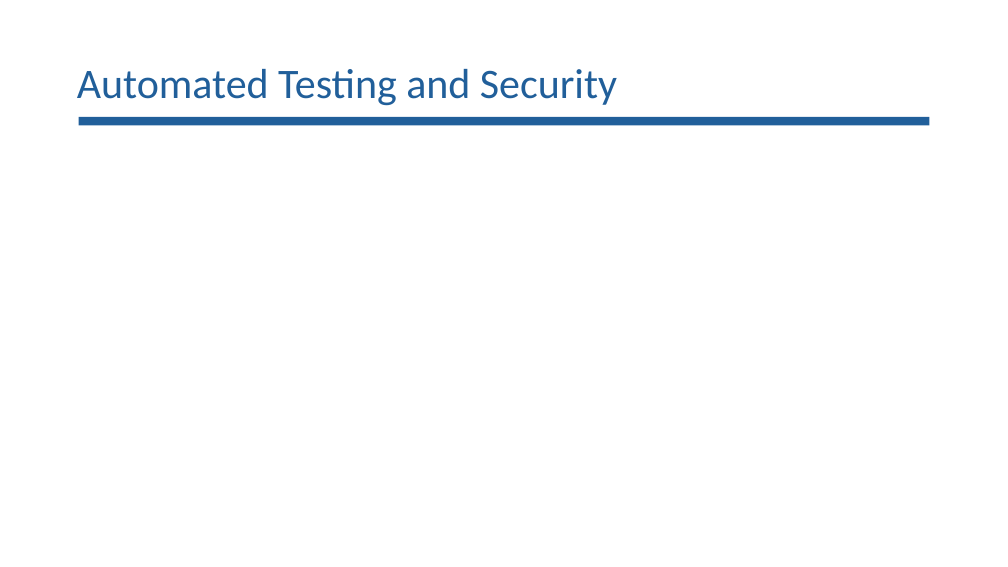
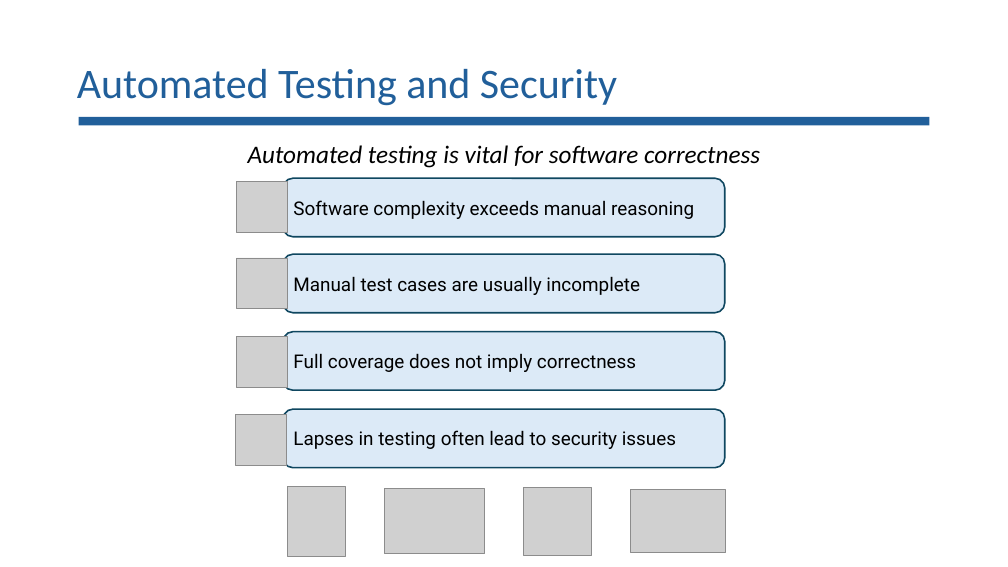
Before and after one commit to lorchrob/goblin_slides, a slide deck: slide 4 of goblin_slides.pptx. Drawn at 1008x567 pixels with LibreOffice and Linux fonts; fonts in the diff are those of the drawing; grey boxes stand for pictures. Boxes give left, top, right and bottom in pixels: in the first picture for what was removed or moved away, otherwise in the second. Text is boxed around its words. In the diff, an @@ line names an element or a change of style, - is before the commit and + after.

Commit message:
Slides

```diff
--- a/goblin_slides.pptx
+++ b/goblin_slides.pptx
@@ text added at (248, 145, 760, 168), 24 pt, text #000000, italic @@
+Automated testing is vital for software correctness
@@ rounded rectangle added at (284, 178, 725, 237), fill #DCEAF7, outline #104760 1.5 pt, 18 pt, text #000000 @@
+Software complexity exceeds manual reasoning
@@ picture added at (237, 181, 287, 232) @@
@@ picture added at (237, 258, 287, 309) @@
@@ rounded rectangle added at (284, 254, 725, 312), fill #DCEAF7, outline #104760 1.5 pt, 18 pt, text #000000 @@
+Manual test cases are usually incomplete
@@ picture added at (237, 337, 287, 387) @@
@@ rounded rectangle added at (284, 332, 725, 390), fill #DCEAF7, outline #104760 1.5 pt, 18 pt, text #000000 @@
+Full coverage does not imply correctness
@@ picture added at (236, 414, 287, 465) @@
@@ rounded rectangle added at (284, 409, 725, 467), fill #DCEAF7, outline #104760 1.5 pt, 18 pt, text #000000 @@
+Lapses in testing often lead to security issues
@@ picture added at (287, 486, 346, 556) @@
@@ picture added at (384, 488, 485, 554) @@
@@ picture added at (523, 487, 591, 555) @@
@@ picture added at (631, 490, 725, 554) @@
```
